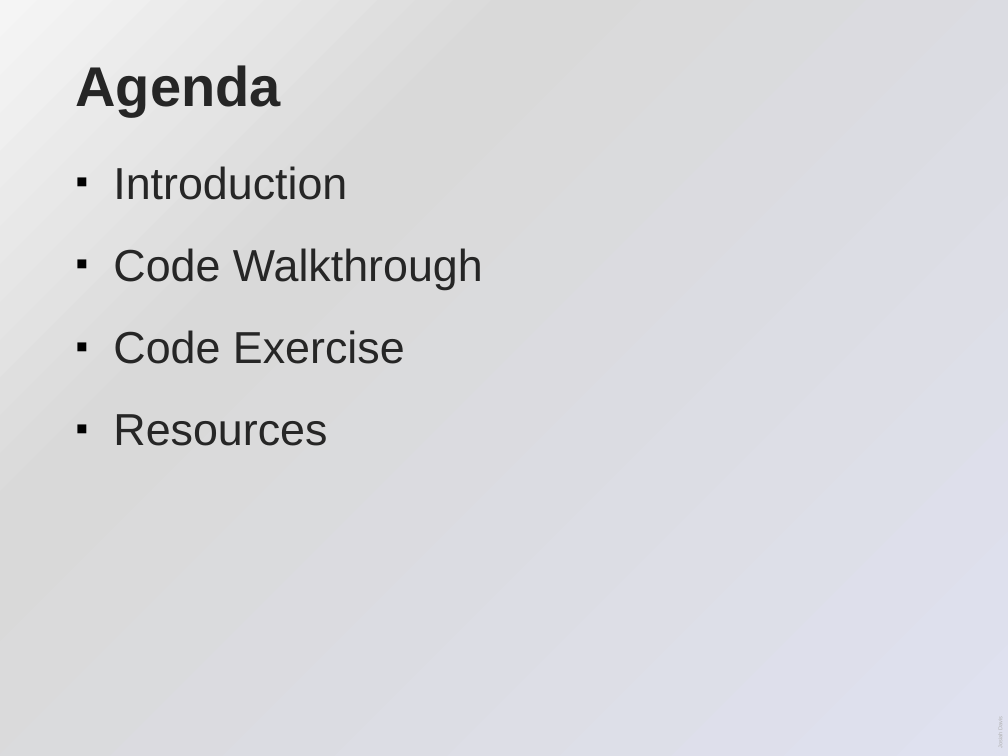
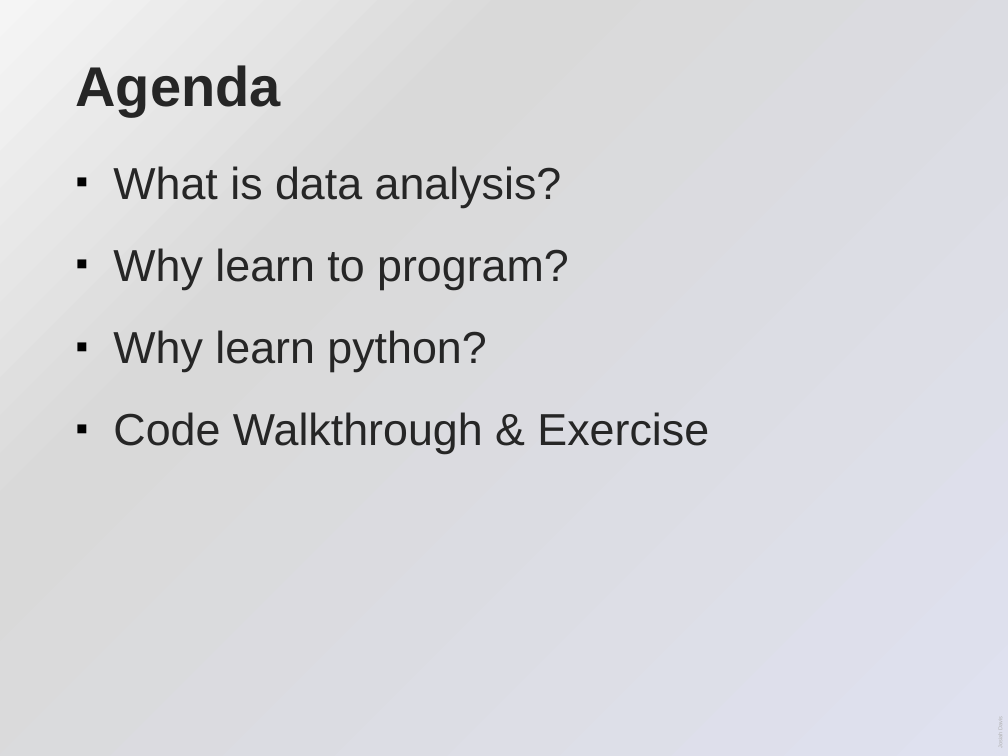
Before and after one commit to josiahdavis/python_data_analysis, a slide deck: slide 2 of python_data_analysis.pptx. Drawn at 1008x756 pixels with LibreOffice and Linux fonts; fonts in the diff are those of the drawing. Boxes give left, top, right and bottom in pixels: in the first picture for what was removed or moved away, otherwise in the second. Text is boxed around its words. In the diff, an @@ line names an element or a change of style, - is before the commit and + after.

```diff
--- a/python_data_analysis.pptx
+++ b/python_data_analysis.pptx
@@ text at [113, 166, 709, 454]: text changed @@
-▪ Introduction
-▪ Code Walkthrough
-▪ Code Exercise
-▪ Resources
+▪ What is data analysis?
+▪ Why learn to program?
+▪ Why learn python?
+▪ Code Walkthrough & Exercise
```
Also in this commit, not shown: 2 other slides changed, 3 slides removed.
